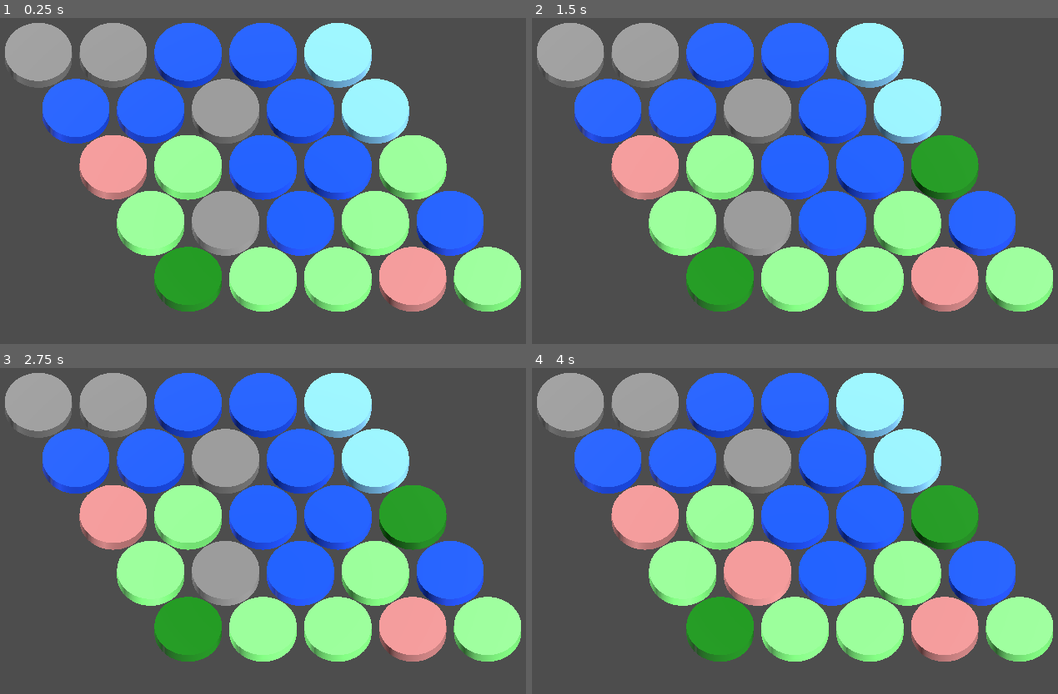
Above: before the commit, frames 1-4 (two rows, left to right).
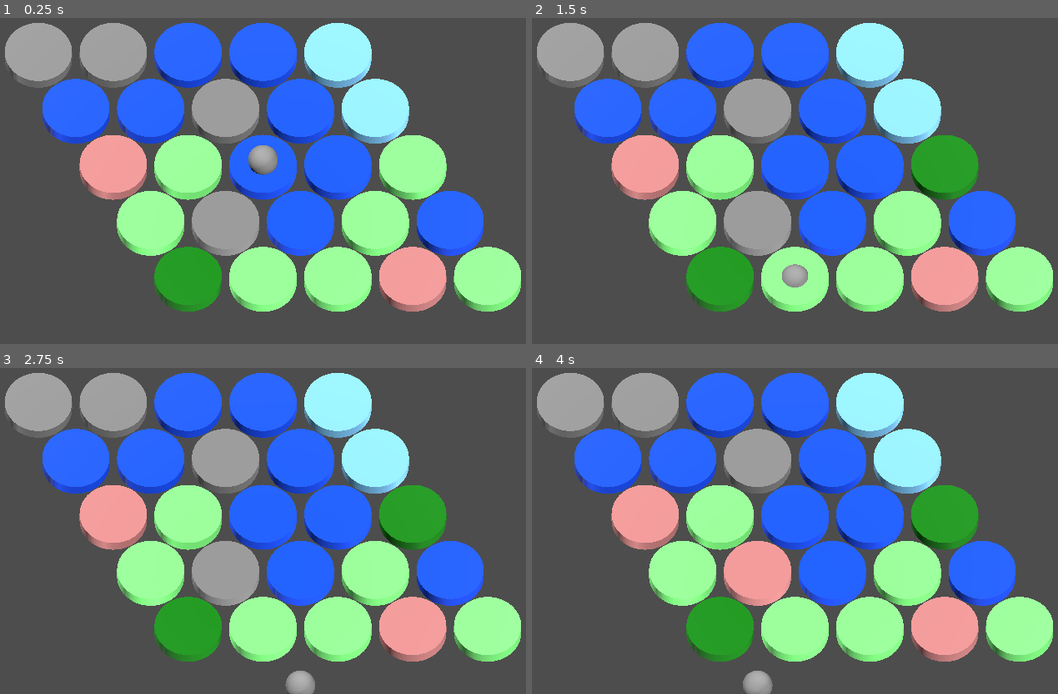
Above: after the commit, the same moments.

Repository: speezepearson/cohabitive-map
Game: Godot game, scene res://play.tscn
Same seed, same stepped clock (60 frames per second), same inputs: the game is played once before the commit and once after it. The project has no main scene, so this scene is started directly.
Inputs (mouse positions are in pixels of both pictures, inside the frame that each line leads up to):
- Up to frame 1 (0.25 s): no input
- Up to frame 2 (1.5 s): tap Enter at 0.5 s; move the mouse to (942, 138) at 0.52 s; hold , (downright, bound only after the commit) 0.53-1.28 s; click (942, 138) at 0.67 s; tap Space at 1.25 s; move the mouse to (663, 174) at 1.27 s; hold M (downleft, bound only after the commit) from 1.28 s (still down)
- Up to frame 3 (2.75 s): tap Enter at 2 s; move the mouse to (331, 426) at 2.02 s; release M (downleft, bound only after the commit) at 2.03 s; hold , (downright, bound only after the commit) from 2.03 s (still down)
- Up to frame 4 (4 s): tap Space at 2.75 s; move the mouse to (763, 583) at 2.77 s; release , (downright, bound only after the commit) at 2.78 s; hold I (upleft, bound only after the commit) 2.78-3.53 s; click (763, 583) at 2.92 s; tap Enter at 3.5 s; move the mouse to (994, 563) at 3.52 s; hold M (downleft, bound only after the commit) from 3.53 s (still down)

The runs differ from the first frame. In frame 1, 0.4% of the frame differs, in the area x 47-53%, y 39-49%; in frame 2, 0.3%; in frame 3, 0.3%; in frame 4, 0.3%.

Commit message:
feat: player, movable with keys

Diff:
--- a/play.gd
+++ b/play.gd
@@ -3,6 +3,8 @@
 var DISK_SCENE = load('res://disk.tscn') as PackedScene
 
 const sqrt32 = sqrt(3)/2.0
+
+func ij2xyz(ij: Vector2i) -> Vector3: return Vector3(ij.x + ij.y/2.0, 0, ij.y*sqrt32)
 
 # Called when the node enters the scene tree for the first time.
 func _ready():
@@ -14,13 +16,16 @@
 			# Set the transform (position, rotation, scale) for each instance
 			var transform = Transform3D()
 			transform = transform.scaled(Vector3(.9, .9, .9))
-			transform.origin = Vector3(i + j/2.0, 0, j*sqrt32)
+			transform.origin = ij2xyz(Vector2i(i, j))
 
 			instance.transform = transform
 
 			# Add the instance to the current scene
 			add_child(instance)
 
+	get_player().transform.origin = ij2xyz(Vector2i.ZERO) + Vector3(0,0.2,0)
+
+func get_player() -> Node3D: return $Player
 func get_camera() -> Camera3D: return $Camera3D
 
 const CAMERA_SPEED = 3
@@ -34,5 +39,25 @@
 	if Input.is_key_pressed(KEY_DOWN):
 		get_camera().transform.origin.z += CAMERA_SPEED*dt
 
+var player_ij = Vector2i(0, 0)
+func move_player(dij: Vector2i):
+	player_ij += dij
+	get_player().transform.origin = ij2xyz(player_ij)
+
+var UPLEFT = Vector2i(0, -1)
+var UPRIGHT = Vector2i(1, -1)
+var LEFT = Vector2i(-1, 0)
+var RIGHT = Vector2i(1,0)
+var DOWNLEFT = Vector2i(-1, 1)
+var DOWNRIGHT = Vector2i(0, 1)
+
+func _input(event: InputEvent):
+	if Input.is_action_just_pressed('upleft'): move_player(UPLEFT)
+	if Input.is_action_just_pressed('upright'): move_player(UPRIGHT)
+	if Input.is_action_just_pressed('left'): move_player(LEFT)
+	if Input.is_action_just_pressed('right'): move_player(RIGHT)
+	if Input.is_action_just_pressed('downleft'): move_player(DOWNLEFT)
+	if Input.is_action_just_pressed('downright'): move_player(DOWNRIGHT)
+
 func _process(delta):
 	move_camera(delta)
--- a/play.tscn
+++ b/play.tscn
@@ -1,6 +1,8 @@
-[gd_scene load_steps=2 format=3 uid="uid://5umdm3asgmmx"]
+[gd_scene load_steps=3 format=3 uid="uid://5umdm3asgmmx"]
 
 [ext_resource type="Script" path="res://play.gd" id="1_ikw4v"]
+
+[sub_resource type="SphereMesh" id="SphereMesh_wrq03"]
 
 [node name="Node3D" type="Node3D"]
 script = ExtResource("1_ikw4v")
@@ -15,3 +17,9 @@
 
 [node name="DirectionalLight3D2" type="DirectionalLight3D" parent="."]
 transform = Transform3D(-0.690479, 0.529027, -0.493325, 1.57024e-08, 0.681998, 0.731354, 0.723353, 0.504984, -0.470905, -6.08547, 2.88619, -3.32766)
+
+[node name="Player" type="Node3D" parent="."]
+
+[node name="MeshInstance3D" type="MeshInstance3D" parent="Player"]
+transform = Transform3D(0.4, 0, 0, 0, 0.4, 0, 0, 0, 0.4, 0, 0, 0)
+mesh = SubResource("SphereMesh_wrq03")
--- a/project.godot
+++ b/project.godot
@@ -13,3 +13,36 @@
 config/name="walkyshoot"
 config/features=PackedStringArray("4.2", "Forward Plus")
 config/icon="res://icon.svg"
+
+[input]
+
+upleft={
+"deadzone": 0.5,
+"events": [Object(InputEventKey,"resource_local_to_scene":false,"resource_name":"","device":-1,"window_id":0,"alt_pressed":false,"shift_pressed":false,"ctrl_pressed":false,"meta_pressed":false,"pressed":false,"keycode":0,"physical_keycode":73,"key_label":0,"unicode":105,"echo":false,"script":null)
+]
+}
+upright={
+"deadzone": 0.5,
+"events": [Object(InputEventKey,"resource_local_to_scene":false,"resource_name":"","device":-1,"window_id":0,"alt_pressed":false,"shift_pressed":false,"ctrl_pressed":false,"meta_pressed":false,"pressed":false,"keycode":0,"physical_keycode":79,"key_label":0,"unicode":111,"echo":false,"script":null)
+]
+}
+left={
+"deadzone": 0.5,
+"events": [Object(InputEventKey,"resource_local_to_scene":false,"resource_name":"","device":-1,"window_id":0,"alt_pressed":false,"shift_pressed":false,"ctrl_pressed":false,"meta_pressed":false,"pressed":false,"keycode":0,"physical_keycode":74,"key_label":0,"unicode":106,"echo":false,"script":null)
+]
+}
+right={
+"deadzone": 0.5,
+"events": [Object(InputEventKey,"resource_local_to_scene":false,"resource_name":"","device":-1,"window_id":0,"alt_pressed":false,"shift_pressed":false,"ctrl_pressed":false,"meta_pressed":false,"pressed":false,"keycode":0,"physical_keycode":76,"key_label":0,"unicode":108,"echo":false,"script":null)
+]
+}
+downleft={
+"deadzone": 0.5,
+"events": [Object(InputEventKey,"resource_local_to_scene":false,"resource_name":"","device":-1,"window_id":0,"alt_pressed":false,"shift_pressed":false,"ctrl_pressed":false,"meta_pressed":false,"pressed":false,"keycode":0,"physical_keycode":77,"key_label":0,"unicode":109,"echo":false,"script":null)
+]
+}
+downright={
+"deadzone": 0.5,
+"events": [Object(InputEventKey,"resource_local_to_scene":false,"resource_name":"","device":-1,"window_id":0,"alt_pressed":false,"shift_pressed":false,"ctrl_pressed":false,"meta_pressed":false,"pressed":false,"keycode":0,"physical_keycode":44,"key_label":0,"unicode":44,"echo":false,"script":null)
+]
+}
